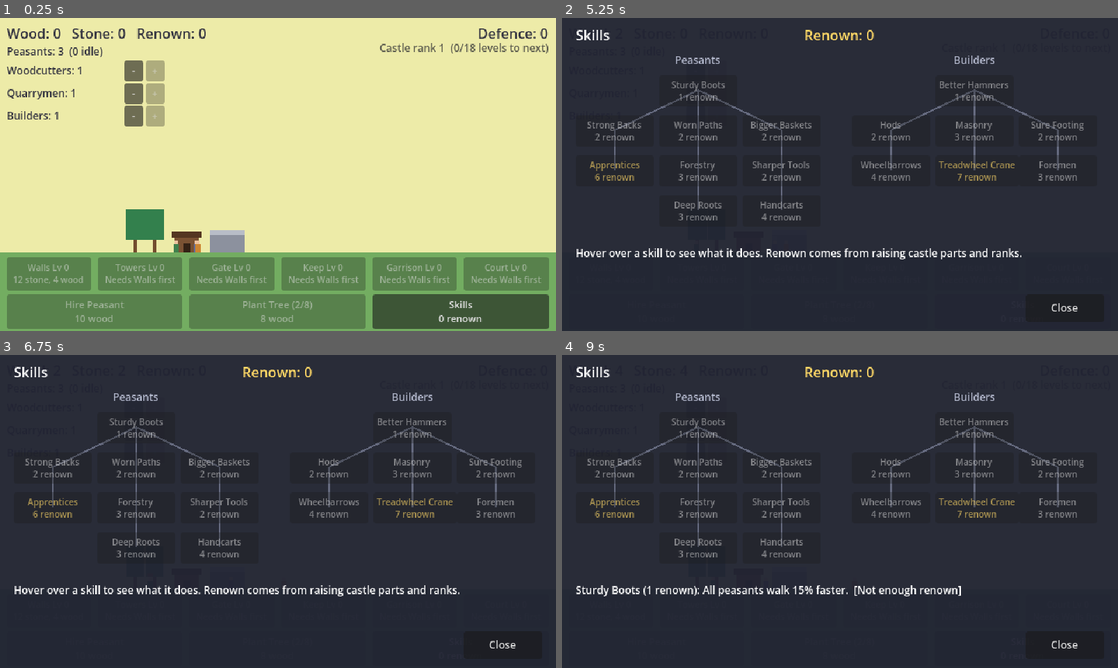
Above: before the commit, frames 1-4 (two rows, left to right).
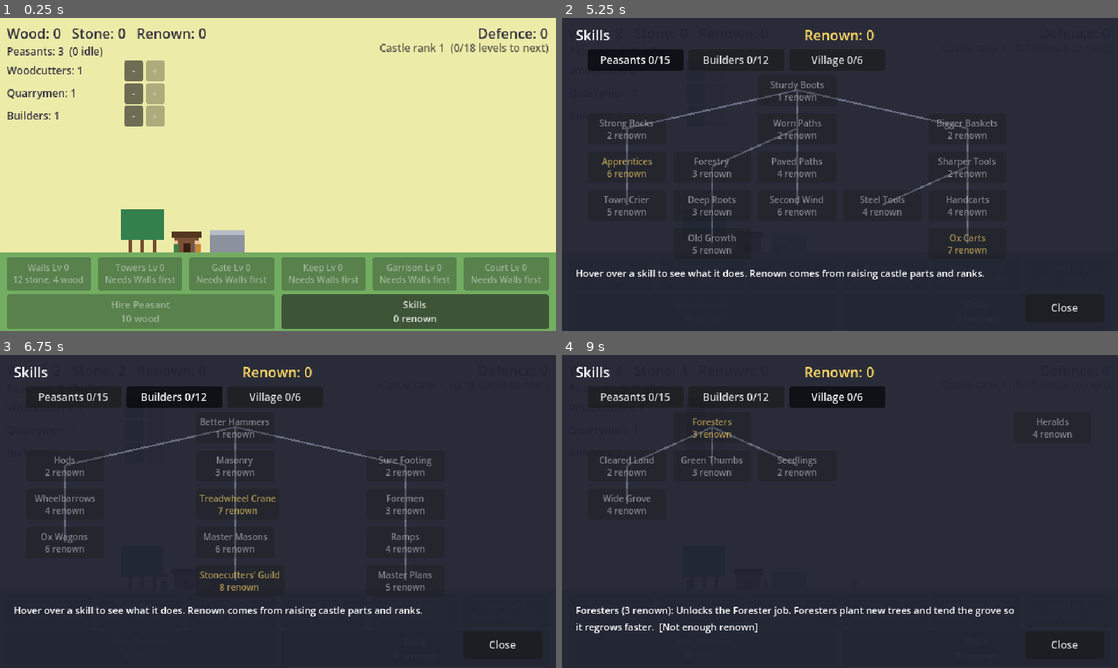
Above: after the commit, the same moments.

Repository: henrikmoepe-del/basebygger
Game: Godot game, scene res://scenes/main.tscn
Two runs of this game, one before a commit and one after it. Both use one fixed random seed, a clock stepped at 60 frames per second and the inputs below.
Inputs (mouse positions are in pixels of both pictures, inside the frame that each line leads up to):
- Up to frame 1 (0.25 s): no input
- Up to frame 2 (5.25 s): click "-" at 0.5 s; click "+" at 1.25 s; click "-" at 2 s; click "+" at 2.75 s; click "-" at 3.5 s; click "+" at 4.25 s; click "Skills 0 renown" at 5 s
- Up to frame 3 (6.75 s): click (72, 395) at 5.75 s, where only the run after the commit has a clickable "Peasants 0/15"; click (172, 395) at 6.5 s, where only the run after the commit has a clickable "Builders 0/12"
- Up to frame 4 (9 s): click (840, 395) at 7.25 s, where only the run after the commit has a clickable "Village 0/6"; click "-" at 8 s; click "-" at 8.75 s

The runs differ from the first frame. In frame 1, 2.9% of the frame differs, in the area x 11-87%, y 61-100%; in frame 2, 9.0%, in the area x 2-94%, y 10-84%; in frame 3, 8.5%; in frame 4, 7.5%.

Commit message:
Add foresters and expand the skill tree to three tabs
Trees are no longer bought. The Foresters skill unlocks a job whose
peasants plant new trees (each one takes longer) and tend the grove
so it regrows faster. The skill tree now has Peasants, Builders and
Village tabs with 33 skills, including cheaper castle parts, faster
planting, more tree plots and extra renown per rank.

Co-Authored-By: Claude Opus 5.5 <noreply@anthropic.com>

Diff:
--- a/scenes/main.tscn
+++ b/scenes/main.tscn
@@ -128,14 +128,6 @@
 theme_override_font_sizes/font_size = 11
 text = "Hire Peasant"
 
-[node name="PlantButton" type="Button" parent="HUD/Actions"]
-unique_name_in_owner = true
-layout_mode = 2
-size_flags_horizontal = 3
-focus_mode = 0
-theme_override_font_sizes/font_size = 11
-text = "Plant Tree"
-
 [node name="SkillsButton" type="Button" parent="HUD/Actions"]
 unique_name_in_owner = true
 layout_mode = 2
@@ -172,36 +164,23 @@
 text = "Renown: 0"
 horizontal_alignment = 1
 
-[node name="PeasantHeading" type="Label" parent="HUD/SkillTree"]
+[node name="SkillTabs" type="HBoxContainer" parent="HUD/SkillTree"]
+unique_name_in_owner = true
 layout_mode = 0
-offset_left = 16.0
-offset_top = 40.0
-offset_right = 298.0
+offset_left = 30.0
+offset_top = 36.0
+offset_right = 610.0
 offset_bottom = 60.0
-theme_override_colors/font_color = Color(0.7, 0.72, 0.8, 1)
-theme_override_font_sizes/font_size = 12
-text = "Peasants"
-horizontal_alignment = 1
-
-[node name="BuilderHeading" type="Label" parent="HUD/SkillTree"]
-layout_mode = 0
-offset_left = 334.0
-offset_top = 40.0
-offset_right = 616.0
-offset_bottom = 60.0
-theme_override_colors/font_color = Color(0.7, 0.72, 0.8, 1)
-theme_override_font_sizes/font_size = 12
-text = "Builders"
-horizontal_alignment = 1
+theme_override_constants/separation = 6
 
 [node name="SkillInfoLabel" type="Label" parent="HUD/SkillTree"]
 unique_name_in_owner = true
 layout_mode = 0
 offset_left = 16.0
-offset_top = 262.0
-offset_right = 624.0
-offset_bottom = 306.0
-theme_override_font_sizes/font_size = 12
+offset_top = 286.0
+offset_right = 524.0
+offset_bottom = 352.0
+theme_override_font_sizes/font_size = 11
 text = "Hover over a skill to see what it does. Renown comes from raising castle parts and ranks."
 autowrap_mode = 3
 
--- /dev/null
+++ b/scripts/forester.gd
@@ -0,0 +1,38 @@
+extends "res://scripts/worker.gd"
+## A peasant who looks after the grove. While there is room for more trees
+## they plant the next one; otherwise they walk among the trees tending them.
+## (The regrowth bonus for tending is counted in GameState.tree_grow_mult.)
+
+const TEND_PAUSE := 2.0
+
+var _target_x := 0.0
+var _pause := 0.01
+var _planting := false
+
+
+func _work(delta: float) -> void:
+	_planting = false
+	if GameState.trees < GameState.max_trees():
+		if _walk_to(world.grove.plot_x(GameState.trees), delta):
+			_planting = true
+			GameState.add_planting_work(delta)
+		return
+
+	# Grove is full: wander from tree to tree.
+	if _pause > 0.0:
+		_pause -= delta
+		if _pause <= 0.0:
+			_target_x = world.grove.plot_x(randi() % GameState.trees) + randf_range(-4.0, 4.0)
+	elif _walk_to(_target_x, delta):
+		_pause = TEND_PAUSE
+
+
+func _bob() -> float:
+	return -absf(sin(Time.get_ticks_msec() / 120.0)) * 1.5 if _planting else 0.0
+
+
+func _draw_extra(bob_y: float) -> void:
+	if _planting:
+		# A spade.
+		draw_rect(Rect2(4, bob_y - 9, 1, 9), Color(0.48, 0.32, 0.20))
+		draw_rect(Rect2(3, bob_y - 1, 3, 2), Color(0.30, 0.30, 0.34))
--- a/scripts/game_state.gd
+++ b/scripts/game_state.gd
@@ -18,15 +18,20 @@
 const SkillData = preload("res://scripts/skill_data.gd")
 const JobData = preload("res://scripts/job_data.gd")
 
-const START_JOBS := {"wood": 1, "stone": 1, "build": 1}
+const START_JOBS := {"wood": 1, "stone": 1, "build": 1, "forester": 0}
 const START_PEASANTS := 3
 const PEASANT_BASE_COST := 10
 const PEASANT_COST_GROWTH := 1.25
 const PEASANT_BASE_CARRY := 2
-const START_TREES := 2
-const MAX_TREES := 8
-const TREE_BASE_COST := 8
-const TREE_COST_GROWTH := 1.6
+const START_TREES := 3
+## Trees the grove has room for before any skills. The screen fits MAX_TREE_PLOTS.
+const BASE_TREE_PLOTS := 8
+const MAX_TREE_PLOTS := 12
+## Seconds of forester work to plant a tree; each further tree takes longer.
+const PLANT_BASE_TIME := 8.0
+const PLANT_TIME_GROWTH := 1.35
+## How much each forester speeds up regrowth by tending the grove.
+const FORESTER_TEND_BONUS := 0.15
 ## How many units of material a builder carries per trip.
 const BUILDER_BASE_LOAD := 4
 ## Renown pays for skills. It is earned by building the castle.
@@ -53,6 +58,8 @@
 ## How many peasants are assigned to each job. The rest are idle.
 var jobs := START_JOBS.duplicate()
 var trees := START_TREES
+## Seconds of forester work done on the next tree.
+var planting_work := 0.0
 var renown := 0
 ## Ids of the skills the player owns.
 var skills: Array[String] = []
@@ -177,19 +184,27 @@
 	return true
 
 
-## Cost of the next tree, or an empty Dictionary when the grove is full.
-func tree_cost() -> Dictionary:
-	if trees >= MAX_TREES:
-		return {}
-	return {"wood": ceili(TREE_BASE_COST * pow(TREE_COST_GROWTH, trees - START_TREES))}
-
-
-func plant_tree() -> bool:
-	if trees >= MAX_TREES or not spend(tree_cost()):
-		return false
-	trees += 1
-	trees_changed.emit()
-	return true
+# --- The grove ---
+
+## How many trees the grove has room for.
+func max_trees() -> int:
+	return mini(BASE_TREE_PLOTS + int(skill_total("tree_plots")), MAX_TREE_PLOTS)
+
+
+## Seconds of forester work the next tree needs.
+func plant_time() -> float:
+	return PLANT_BASE_TIME * pow(PLANT_TIME_GROWTH, trees - START_TREES) / (1.0 + skill_total("plant_speed"))
+
+
+## A forester at the next plot spent this long planting.
+func add_planting_work(seconds: float) -> void:
+	if trees >= max_trees():
+		return
+	planting_work += seconds
+	if planting_work >= plant_time():
+		planting_work = 0.0
+		trees += 1
+		trees_changed.emit()
 
 
 # --- Castle parts and rank ---
@@ -220,12 +235,17 @@
 
 ## Materials for the part's next level.
 func part_cost(id: String) -> Dictionary:
-	return _scaled_cost(CastleData.PARTS[id].cost, CastleData.COST_GROWTH, part_levels[id])
+	var cost := _scaled_cost(CastleData.PARTS[id].cost, CastleData.COST_GROWTH, part_levels[id])
+	var discount := 1.0 - skill_total("part_discount")
+	for type: String in cost:
+		cost[type] = ceili(cost[type] * discount)
+	return cost
 
 
 ## Seconds of hammering for the part's next level.
 func part_work(id: String) -> float:
-	return CastleData.PARTS[id].work * pow(CastleData.WORK_GROWTH, part_levels[id])
+	var discount := 1.0 - skill_total("work_discount")
+	return CastleData.PARTS[id].work * pow(CastleData.WORK_GROWTH, part_levels[id]) * discount
 
 
 ## Why the part can't be ordered right now (apart from cost), or "" if it can.
@@ -324,7 +344,7 @@
 	part_levels[job_part] += 1
 	renown += CastleData.PARTS[job_part].renown
 	if castle_rank() > rank_before:
-		renown += RENOWN_PER_RANK
+		renown += RENOWN_PER_RANK + int(skill_total("rank_renown"))
 	job_part = ""
 	castle_changed.emit()
 	skills_changed.emit()
@@ -380,7 +400,8 @@
 
 
 func tree_grow_mult() -> float:
-	return 1.0 + skill_total("tree_growth")
+	var tending: float = jobs.forester * (FORESTER_TEND_BONUS + skill_total("tend"))
+	return 1.0 + skill_total("tree_growth") + tending
 
 
 func tree_bonus_wood() -> int:
@@ -447,7 +468,7 @@
 		# More workers than peasants: the save is inconsistent, so everyone goes idle.
 		for job: String in jobs:
 			jobs[job] = 0
-	trees = clampi(int(data.get("trees", START_TREES)), START_TREES, MAX_TREES)
+	trees = clampi(int(data.get("trees", START_TREES)), START_TREES, MAX_TREE_PLOTS)
 	renown = maxi(int(data.get("renown", 0)), 0)
 	skills.clear()
 	var saved_skills: Variant = data.get("skills")
--- a/scripts/grove.gd
+++ b/scripts/grove.gd
@@ -5,7 +5,7 @@
 
 ## The first tree stands nearest the stockhouse; later ones are a longer walk.
 @export var first_x := 178.0
-@export var spacing := -22.0
+@export var spacing := -14.0
 
 
 func _ready() -> void:
@@ -22,10 +22,15 @@
 	return best
 
 
+## Where tree number index stands (0 = the first tree).
+func plot_x(index: int) -> float:
+	return first_x + spacing * index
+
+
 func _sync(as_sapling: bool) -> void:
 	while get_child_count() < GameState.trees:
 		var tree := TreeSpot.new()
-		tree.position.x = first_x + spacing * get_child_count()
+		tree.position.x = plot_x(get_child_count())
 		if as_sapling:
 			tree.start_as_sapling()
 		add_child(tree)
--- a/scripts/hud.gd
+++ b/scripts/hud.gd
@@ -12,7 +12,6 @@
 @onready var peasants_label: Label = %PeasantsLabel
 @onready var jobs_box: VBoxContainer = %Jobs
 @onready var hire_button: Button = %HireButton
-@onready var plant_button: Button = %PlantButton
 @onready var parts_box: HBoxContainer = %Parts
 @onready var skills_button: Button = %SkillsButton
 @onready var skill_tree: Control = %SkillTree
@@ -31,7 +30,6 @@
 	]:
 		changed.connect(_refresh)
 	hire_button.pressed.connect(GameState.hire_peasant)
-	plant_button.pressed.connect(GameState.plant_tree)
 	skills_button.pressed.connect(skill_tree.show)
 	_make_part_buttons()
 	_make_job_rows()
@@ -119,8 +117,6 @@
 		row.plus.disabled = idle <= 0
 
 	_set_button(hire_button, "Hire Peasant", GameState.peasant_cost(), "")
-	_set_button(plant_button, "Plant Tree (%d/%d)" % [GameState.trees, GameState.MAX_TREES],
-			GameState.tree_cost(), "Grove full")
 	skills_button.text = "Skills\n%d renown" % GameState.renown
 
 	for id: String in _part_buttons:
--- a/scripts/job_data.gd
+++ b/scripts/job_data.gd
@@ -1,10 +1,12 @@
 extends RefCounted
 ## The jobs a peasant can be assigned to, as plain data.
 ## "color" is the tunic colour of a peasant doing the job (placeholder art).
+## "requires_skill" is the skill that unlocks the job (left out = always there).
 
 const JOBS := {
 	"wood": {"name": "Woodcutters", "color": Color(0.25, 0.50, 0.30)},
 	"stone": {"name": "Quarrymen", "color": Color(0.38, 0.42, 0.60)},
 	"build": {"name": "Builders", "color": Color(0.80, 0.52, 0.20)},
+	"forester": {"name": "Foresters", "color": Color(0.55, 0.72, 0.30), "requires_skill": "v_forester"},
 }
 const IDLE_COLOR := Color(0.78, 0.74, 0.62)
--- a/scripts/skill_data.gd
+++ b/scripts/skill_data.gd
@@ -1,80 +1,156 @@
 extends RefCounted
 ## The skill tree, as plain data. Skills are bought once with renown.
 ##
+## "branch" is the tab the skill is shown on (see BRANCHES).
 ## "requires" is the skill that must be owned first ("" = none).
 ## "effects" are added up across all owned skills; GameState turns the totals
 ## into the actual numbers (see "What skills do" there).
-## "cell" is the skill's column and row on the skill tree screen.
+## "cell" is the skill's column and row on its tab.
 ## "big" marks the few expensive skills that change more than a number.
 
+const BRANCHES := {"peasant": "Peasants", "builder": "Builders", "village": "Village"}
+
 const SKILLS := {
-	# --- Peasant branch ---
+	# --- Peasants: walking, carrying, gathering, trees ---
 	"p_speed1": {
-		"name": "Sturdy Boots", "text": "All peasants walk 15% faster.",
-		"cost": 1, "requires": "", "effects": {"peasant_speed": 0.15}, "cell": Vector2i(1, 0),
+		"branch": "peasant", "name": "Sturdy Boots", "text": "All peasants walk 15% faster.",
+		"cost": 1, "requires": "", "effects": {"peasant_speed": 0.15}, "cell": Vector2i(2, 0),
 	},
 	"p_click": {
-		"name": "Strong Backs", "text": "Gatherers carry 1 more per trip.",
+		"branch": "peasant", "name": "Strong Backs", "text": "Gatherers carry 1 more per trip.",
 		"cost": 2, "requires": "p_speed1", "effects": {"carry": 1}, "cell": Vector2i(0, 1),
 	},
 	"p_speed2": {
-		"name": "Worn Paths", "text": "All peasants walk another 15% faster.",
-		"cost": 2, "requires": "p_speed1", "effects": {"peasant_speed": 0.15}, "cell": Vector2i(1, 1),
+		"branch": "peasant", "name": "Worn Paths", "text": "All peasants walk another 15% faster.",
+		"cost": 2, "requires": "p_speed1", "effects": {"peasant_speed": 0.15}, "cell": Vector2i(2, 1),
 	},
 	"p_carry1": {
-		"name": "Bigger Baskets", "text": "Gatherers carry 1 more per trip.",
-		"cost": 2, "requires": "p_speed1", "effects": {"carry": 1}, "cell": Vector2i(2, 1),
+		"branch": "peasant", "name": "Bigger Baskets", "text": "Gatherers carry 1 more per trip.",
+		"cost": 2, "requires": "p_speed1", "effects": {"carry": 1}, "cell": Vector2i(4, 1),
 	},
 	"p_hire": {
-		"name": "Apprentices", "text": "Word spreads: peasants cost 25% less to hire.",
+		"branch": "peasant", "name": "Apprentices", "text": "Word spreads: peasants cost 25% less to hire.",
 		"cost": 6, "requires": "p_click", "effects": {"peasant_discount": 0.25}, "cell": Vector2i(0, 2),
 		"big": true,
 	},
 	"p_trees1": {
-		"name": "Forestry", "text": "Trees regrow 30% faster.",
+		"branch": "peasant", "name": "Forestry", "text": "Trees regrow 30% faster.",
 		"cost": 3, "requires": "p_speed2", "effects": {"tree_growth": 0.3}, "cell": Vector2i(1, 2),
 	},
+	"p_speed3": {
+		"branch": "peasant", "name": "Paved Paths", "text": "All peasants walk another 20% faster.",
+		"cost": 4, "requires": "p_speed2", "effects": {"peasant_speed": 0.2}, "cell": Vector2i(2, 2),
+	},
 	"p_work1": {
-		"name": "Sharper Tools", "text": "Gatherers chop and mine 30% quicker.",
-		"cost": 2, "requires": "p_carry1", "effects": {"gather_speed": 0.3}, "cell": Vector2i(2, 2),
+		"branch": "peasant", "name": "Sharper Tools", "text": "Gatherers chop and mine 30% quicker.",
+		"cost": 2, "requires": "p_carry1", "effects": {"gather_speed": 0.3}, "cell": Vector2i(4, 2),
+	},
+	"p_hire2": {
+		"branch": "peasant", "name": "Town Crier", "text": "Peasants cost another 15% less to hire.",
+		"cost": 5, "requires": "p_hire", "effects": {"peasant_discount": 0.15}, "cell": Vector2i(0, 3),
 	},
 	"p_trees2": {
-		"name": "Deep Roots", "text": "Each tree holds 4 more wood.",
+		"branch": "peasant", "name": "Deep Roots", "text": "Each tree holds 4 more wood.",
 		"cost": 3, "requires": "p_trees1", "effects": {"tree_wood": 4}, "cell": Vector2i(1, 3),
 	},
+	"p_speed4": {
+		"branch": "peasant", "name": "Second Wind", "text": "All peasants walk another 20% faster.",
+		"cost": 6, "requires": "p_speed3", "effects": {"peasant_speed": 0.2}, "cell": Vector2i(2, 3),
+	},
+	"p_work2": {
+		"branch": "peasant", "name": "Steel Tools", "text": "Gatherers chop and mine another 40% quicker.",
+		"cost": 4, "requires": "p_work1", "effects": {"gather_speed": 0.4}, "cell": Vector2i(3, 3),
+	},
 	"p_carry2": {
-		"name": "Handcarts", "text": "Gatherers carry 2 more per trip.",
-		"cost": 4, "requires": "p_work1", "effects": {"carry": 2}, "cell": Vector2i(2, 3),
+		"branch": "peasant", "name": "Handcarts", "text": "Gatherers carry 2 more per trip.",
+		"cost": 4, "requires": "p_work1", "effects": {"carry": 2}, "cell": Vector2i(4, 3),
+	},
+	"p_trees3": {
+		"branch": "peasant", "name": "Old Growth", "text": "Each tree holds another 6 wood.",
+		"cost": 5, "requires": "p_trees2", "effects": {"tree_wood": 6}, "cell": Vector2i(1, 4),
+	},
+	"p_carry3": {
+		"branch": "peasant", "name": "Ox Carts", "text": "Gatherers carry 3 more per trip.",
+		"cost": 7, "requires": "p_carry2", "effects": {"carry": 3}, "cell": Vector2i(4, 4),
+		"big": true,
 	},
 
-	# --- Builder branch ---
+	# --- Builders: hammering, hauling, cheaper castle ---
 	"b_hammer1": {
-		"name": "Better Hammers", "text": "Builders hammer 25% faster.",
-		"cost": 1, "requires": "", "effects": {"hammer": 0.25}, "cell": Vector2i(4, 0),
+		"branch": "builder", "name": "Better Hammers", "text": "Builders hammer 25% faster.",
+		"cost": 1, "requires": "", "effects": {"hammer": 0.25}, "cell": Vector2i(2, 0),
 	},
 	"b_load1": {
-		"name": "Hods", "text": "Builders carry 2 more per trip.",
-		"cost": 2, "requires": "b_hammer1", "effects": {"builder_load": 2}, "cell": Vector2i(3, 1),
+		"branch": "builder", "name": "Hods", "text": "Builders carry 2 more per trip.",
+		"cost": 2, "requires": "b_hammer1", "effects": {"builder_load": 2}, "cell": Vector2i(0, 1),
 	},
 	"b_hammer2": {
-		"name": "Masonry", "text": "Builders hammer another 25% faster.",
-		"cost": 3, "requires": "b_hammer1", "effects": {"hammer": 0.25}, "cell": Vector2i(4, 1),
+		"branch": "builder", "name": "Masonry", "text": "Builders hammer another 25% faster.",
+		"cost": 3, "requires": "b_hammer1", "effects": {"hammer": 0.25}, "cell": Vector2i(2, 1),
 	},
 	"b_speed1": {
-		"name": "Sure Footing", "text": "Builders walk a further 20% faster.",
-		"cost": 2, "requires": "b_hammer1", "effects": {"builder_speed": 0.2}, "cell": Vector2i(5, 1),
+		"branch": "builder", "name": "Sure Footing", "text": "Builders walk a further 20% faster.",
+		"cost": 2, "requires": "b_hammer1", "effects": {"builder_speed": 0.2}, "cell": Vector2i(4, 1),
 	},
 	"b_load2": {
-		"name": "Wheelbarrows", "text": "Builders carry 4 more per trip.",
-		"cost": 4, "requires": "b_load1", "effects": {"builder_load": 4}, "cell": Vector2i(3, 2),
+		"branch": "builder", "name": "Wheelbarrows", "text": "Builders carry 4 more per trip.",
+		"cost": 4, "requires": "b_load1", "effects": {"builder_load": 4}, "cell": Vector2i(0, 2),
 	},
 	"b_crane": {
-		"name": "Treadwheel Crane", "text": "A crane on site: hammering 50% faster and 4 more per trip.",
-		"cost": 7, "requires": "b_hammer2", "effects": {"hammer": 0.5, "builder_load": 4}, "cell": Vector2i(4, 2),
+		"branch": "builder", "name": "Treadwheel Crane", "text": "A crane on site: hammering 50% faster and 4 more per trip.",
+		"cost": 7, "requires": "b_hammer2", "effects": {"hammer": 0.5, "builder_load": 4}, "cell": Vector2i(2, 2),
 		"big": true,
 	},
 	"b_cost": {
-		"name": "Foremen", "text": "Builders hammer another 25% faster.",
-		"cost": 3, "requires": "b_speed1", "effects": {"hammer": 0.25}, "cell": Vector2i(5, 2),
+		"branch": "builder", "name": "Foremen", "text": "Builders hammer another 25% faster.",
+		"cost": 3, "requires": "b_speed1", "effects": {"hammer": 0.25}, "cell": Vector2i(4, 2),
+	},
+	"b_load3": {
+		"branch": "builder", "name": "Ox Wagons", "text": "Builders carry 6 more per trip.",
+		"cost": 6, "requires": "b_load2", "effects": {"builder_load": 6}, "cell": Vector2i(0, 3),
+	},
+	"b_hammer3": {
+		"branch": "builder", "name": "Master Masons", "text": "Builders hammer another 50% faster.",
+		"cost": 6, "requires": "b_crane", "effects": {"hammer": 0.5}, "cell": Vector2i(2, 3),
+	},
+	"b_speed2": {
+		"branch": "builder", "name": "Ramps", "text": "Builders walk a further 30% faster.",
+		"cost": 4, "requires": "b_cost", "effects": {"builder_speed": 0.3}, "cell": Vector2i(4, 3),
+	},
+	"b_guild": {
+		"branch": "builder", "name": "Stonecutters' Guild", "text": "Castle parts cost 15% less material.",
+		"cost": 8, "requires": "b_hammer3", "effects": {"part_discount": 0.15}, "cell": Vector2i(2, 4),
+		"big": true,
+	},
+	"b_plans": {
+		"branch": "builder", "name": "Master Plans", "text": "Castle parts take 15% less hammering.",
+		"cost": 5, "requires": "b_speed2", "effects": {"work_discount": 0.15}, "cell": Vector2i(4, 4),
+	},
+
+	# --- Village: new trades and the land around the castle ---
+	"v_forester": {
+		"branch": "village", "name": "Foresters", "text": "Unlocks the Forester job. Foresters plant new trees and tend the grove so it regrows faster.",
+		"cost": 3, "requires": "", "effects": {}, "cell": Vector2i(1, 0),
+		"big": true,
+	},
+	"v_plots1": {
+		"branch": "village", "name": "Cleared Land", "text": "Room for 2 more trees.",
+		"cost": 2, "requires": "v_forester", "effects": {"tree_plots": 2}, "cell": Vector2i(0, 1),
+	},
+	"v_tend": {
+		"branch": "village", "name": "Green Thumbs", "text": "Each forester speeds up regrowth twice as much.",
+		"cost": 3, "requires": "v_forester", "effects": {"tend": 0.15}, "cell": Vector2i(1, 1),
+	},
+	"v_plant": {
+		"branch": "village", "name": "Seedlings", "text": "Foresters plant 50% faster.",
+		"cost": 2, "requires": "v_forester", "effects": {"plant_speed": 0.5}, "cell": Vector2i(2, 1),
+	},
+	"v_plots2": {
+		"branch": "village", "name": "Wide Grove", "text": "Room for 2 more trees.",
+		"cost": 4, "requires": "v_plots1", "effects": {"tree_plots": 2}, "cell": Vector2i(0, 2),
+	},
+	"v_herald": {
+		"branch": "village", "name": "Heralds", "text": "Each new castle rank gives 3 more renown.",
+		"cost": 4, "requires": "", "effects": {"rank_renown": 3}, "cell": Vector2i(5, 0),
 	},
 }
--- a/scripts/skill_tree.gd
+++ b/scripts/skill_tree.gd
@@ -1,13 +1,11 @@
 extends Control
-## The skill tree screen: one button per skill in SkillData.SKILLS, laid out
-## by each skill's "cell", with lines from every skill to the one it requires.
-## It covers the whole screen while open, so clicks don't reach the game.
+## The skill tree screen: a tab per branch in SkillData.BRANCHES and one
+## button per skill, laid out by each skill's "cell", with lines from every
+## skill to the one it requires. It covers the whole screen while open.
 
 const SkillData = preload("res://scripts/skill_data.gd")
-const ORIGIN := Vector2(16, 66)
-const CELL := Vector2(96, 46)
-## Extra space between the peasant columns (0-2) and the builder columns (3-5).
-const BRANCH_GAP := 30.0
+const ORIGIN := Vector2(30, 66)
+const CELL := Vector2(98, 44)
 const NODE_SIZE := Vector2(90, 34)
 const BACKGROUND := Color(0.13, 0.14, 0.20, 0.96)
 const LINE_LOCKED := Color(0.40, 0.42, 0.50)
@@ -18,13 +16,25 @@
 @onready var renown_label: Label = %SkillRenownLabel
 @onready var info_label: Label = %SkillInfoLabel
 @onready var close_button: Button = %SkillCloseButton
+@onready var tabs_box: HBoxContainer = %SkillTabs
 
-## Skill id -> its button.
+var _branch := "peasant"
+## Skill id -> its button, and branch id -> its tab button.
 var _buttons := {}
+var _tabs := {}
 
 
 func _ready() -> void:
 	hide()
+	for branch: String in SkillData.BRANCHES:
+		var tab := Button.new()
+		tab.toggle_mode = true
+		tab.focus_mode = Control.FOCUS_NONE
+		tab.custom_minimum_size = Vector2(110, 0)
+		tab.add_theme_font_size_override("font_size", 12)
+		tab.pressed.connect(_show_branch.bind(branch))
+		tabs_box.add_child(tab)
+		_tabs[branch] = tab
 	for id: String in SkillData.SKILLS:
 		var skill: Dictionary = SkillData.SKILLS[id]
 		var button := Button.new()
@@ -41,14 +51,14 @@
 		_buttons[id] = button
 	close_button.pressed.connect(hide)
 	GameState.skills_changed.connect(_refresh)
-	_refresh()
+	_show_branch(_branch)
 
 
 func _draw() -> void:
 	draw_rect(Rect2(Vector2.ZERO, size), BACKGROUND)
 	for id: String in SkillData.SKILLS:
 		var skill: Dictionary = SkillData.SKILLS[id]
-		if skill.requires == "":
+		if skill.branch != _branch or skill.requires == "":
 			continue
 		var from := _cell_position(SkillData.SKILLS[skill.requires].cell) + NODE_SIZE / 2
 		var to := _cell_position(skill.cell) + NODE_SIZE / 2
@@ -56,19 +66,32 @@
 
 
 func _cell_position(cell: Vector2i) -> Vector2:
-	var gap := BRANCH_GAP if cell.x >= 3 else 0.0
-	return ORIGIN + Vector2(cell.x * CELL.x + gap, cell.y * CELL.y)
+	return ORIGIN + Vector2(cell) * CELL
+
+
+func _show_branch(branch: String) -> void:
+	_branch = branch
+	_refresh()
 
 
 func _refresh() -> void:
 	renown_label.text = "Renown: %d" % GameState.renown
+	for branch: String in _tabs:
+		var owned := 0
+		var total := 0
+		for id: String in SkillData.SKILLS:
+			if SkillData.SKILLS[id].branch == branch:
+				total += 1
+				owned += int(id in GameState.skills)
+		_tabs[branch].text = "%s %d/%d" % [SkillData.BRANCHES[branch], owned, total]
+		_tabs[branch].button_pressed = branch == _branch
 	for id: String in _buttons:
 		var skill: Dictionary = SkillData.SKILLS[id]
 		var button: Button = _buttons[id]
-		var reason := GameState.skill_block_reason(id)
 		var owned := id in GameState.skills
+		button.visible = skill.branch == _branch
 		button.text = "%s\n%s" % [skill.name, "Owned" if owned else "%d renown" % skill.cost]
-		button.disabled = reason != ""
+		button.disabled = GameState.skill_block_reason(id) != ""
 		if owned:
 			# Owned skills can't be clicked, but should still read clearly.
 			button.add_theme_color_override("font_disabled_color", OWNED_TEXT)
--- a/scripts/workers.gd
+++ b/scripts/workers.gd
@@ -7,8 +7,9 @@
 const Worker = preload("res://scripts/worker.gd")
 const Gatherer = preload("res://scripts/gatherer.gd")
 const Builder = preload("res://scripts/builder.gd")
+const Forester = preload("res://scripts/forester.gd")
 ## Which script runs each job ("" = idle).
-const JOB_SCRIPTS := {"": Worker, "wood": Gatherer, "stone": Gatherer, "build": Builder}
+const JOB_SCRIPTS := {"": Worker, "wood": Gatherer, "stone": Gatherer, "build": Builder, "forester": Forester}
 
 @export var grove: Node2D
 @export var rock: Node2D
